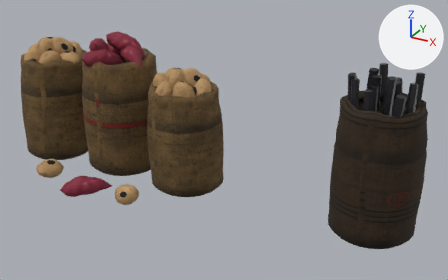
What one commit did to the glTF model public/models/produce.glb.
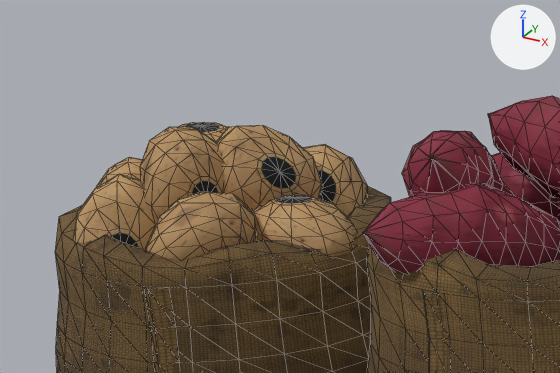
The first picture shows the older version from a 50 mm lens placed at (1.705, -2.103, 1.291), pointed at (0.569, -0.038, 0.259). The close-ups show the older and then the newer version on the part from 2% to 27% of the width and 4% to 31% of the height of that picture. Only the edits that show in the close-ups are written down. The lights are fixed; the arrows at upper right show +X, +Y and +Z. The close-ups show mesh edges as thin lines. Where no turn or scale is listed for an object, it has been applied to the vertices. Vertices at exactly the same position are counted once.

The first close-up shows 'ProducePotato00', 'ProducePotato01', 'ProducePotato02', 'ProducePotato03', 'ProducePotato05', 'ProducePotatoTop00', 'ProducePotatoTop01', 'ProducePotatoTop02', 'ProduceSack0', 'ProduceSack0Seam', 'ProduceSack1', 'ProduceSweet12', 'ProduceSweet13', 'ProduceSweet14' and 2 more.
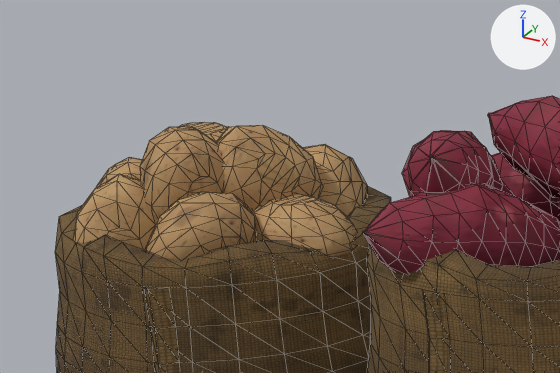
Pixel boxes [x1, y1, x2, y2] of what changed, in the close-ups (560 x 373 px):
part 1 of me_tuberpotato37, deleted (mostly hidden): before [107, 122, 224, 250]
part 2 of me_tuberpotato41, deleted: before [257, 153, 300, 193]
part 3 of me_tuberpotato11, deleted: before [188, 177, 317, 205]
part 4 of me_tuberpotato23, deleted: before [317, 166, 340, 205]

What the commit changed:
me_tuberpotato37 is used by ob_producepotato02; parent ob_producesacks; location (-0.41, -0.0766, 0.472); rotation (1.4, -1.589, 0.8), in degrees (80, -91, 46); scale (1.02, 1.02, 1.02).
me_tuberpotato37 had 86 vertices, 168 faces and spanned x -0.0639..0.0617, y -0.0467..0.0498, z -0.0374..0.0396.
me_tuberpotato37 now has 84 vertices, 164 faces and spans x -0.0639..0.0617, y -0.0467..0.0498, z -0.0369..0.038.
me_tuberpotato37 part 1: 1 vertex removed from x 0.0, y 0.0, z 0.0396.
Other edits to the shape of me_tuberpotato37 do not show in these pictures.
me_tuberpotato41 is used by ob_producepotato03; parent ob_producesacks; location (-0.455, 0.0, 0.478); rotation (2.1, 0.758, 1.2), in degrees (120, 43, 69); scale (1.02, 1.02, 1.02).
me_tuberpotato41 had 86 vertices, 168 faces and spanned x -0.0553..0.0598, y -0.0523..0.0482, z -0.0397..0.0382.
me_tuberpotato41 now has 84 vertices, 164 faces and spans x -0.0553..0.0598, y -0.0523..0.0482, z -0.0384..0.0369.
me_tuberpotato41 part 2: 1 vertex removed from x 0.0, y 0.0, z 0.0382.
Other edits to the shape of me_tuberpotato41 do not show in these pictures.
me_tuberpotato11 is used by ob_producepotato00; parent ob_producesacks; location (-0.278, 0.0, 0.472); scale (1.02, 1.02, 1.02).
me_tuberpotato11 had 86 vertices, 168 faces and spanned x -0.0564..0.0645, y -0.0446..0.0453, z -0.042..0.0392.
me_tuberpotato11 now has 84 vertices, 164 faces and spans x -0.0564..0.0645, y -0.0446..0.0453, z -0.04..0.0381.
me_tuberpotato11 part 3: 1 vertex removed from x 0.0, y 0.0, z 0.0392.
Other edits to the shape of me_tuberpotato11 do not show in these pictures.
me_tuberpotato23 is used by ob_producepotato01; parent ob_producesacks; location (-0.322, -0.0766, 0.478); rotation (0.7, 2.347, 0.4), in degrees (40, 134, 23); scale (1.02, 1.02, 1.02).
me_tuberpotato23 had 86 vertices, 168 faces and spanned x -0.0576..0.065, y -0.0476..0.0468, z -0.0388..0.0366.
me_tuberpotato23 now has 84 vertices, 164 faces and spans x -0.0576..0.065, y -0.0476..0.0468, z -0.0374..0.0356.
me_tuberpotato23 part 4: 1 vertex removed from x 0.0, y 0.0, z -0.0388.
Other edits to the shape of me_tuberpotato23 do not show in these pictures.
